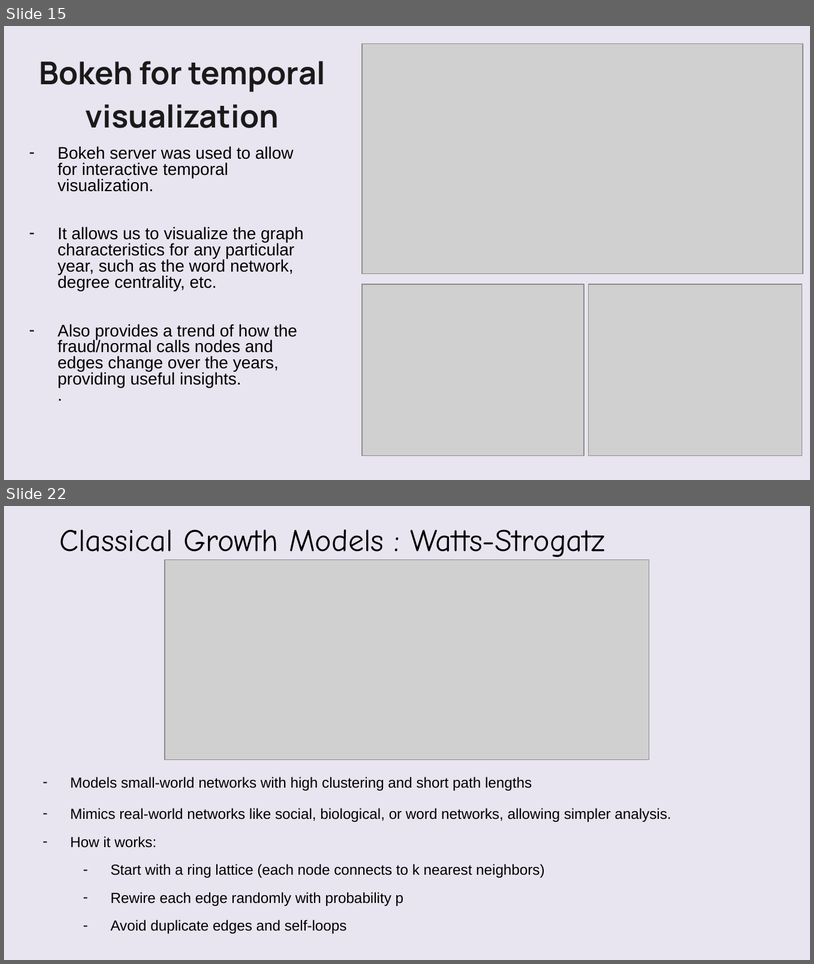
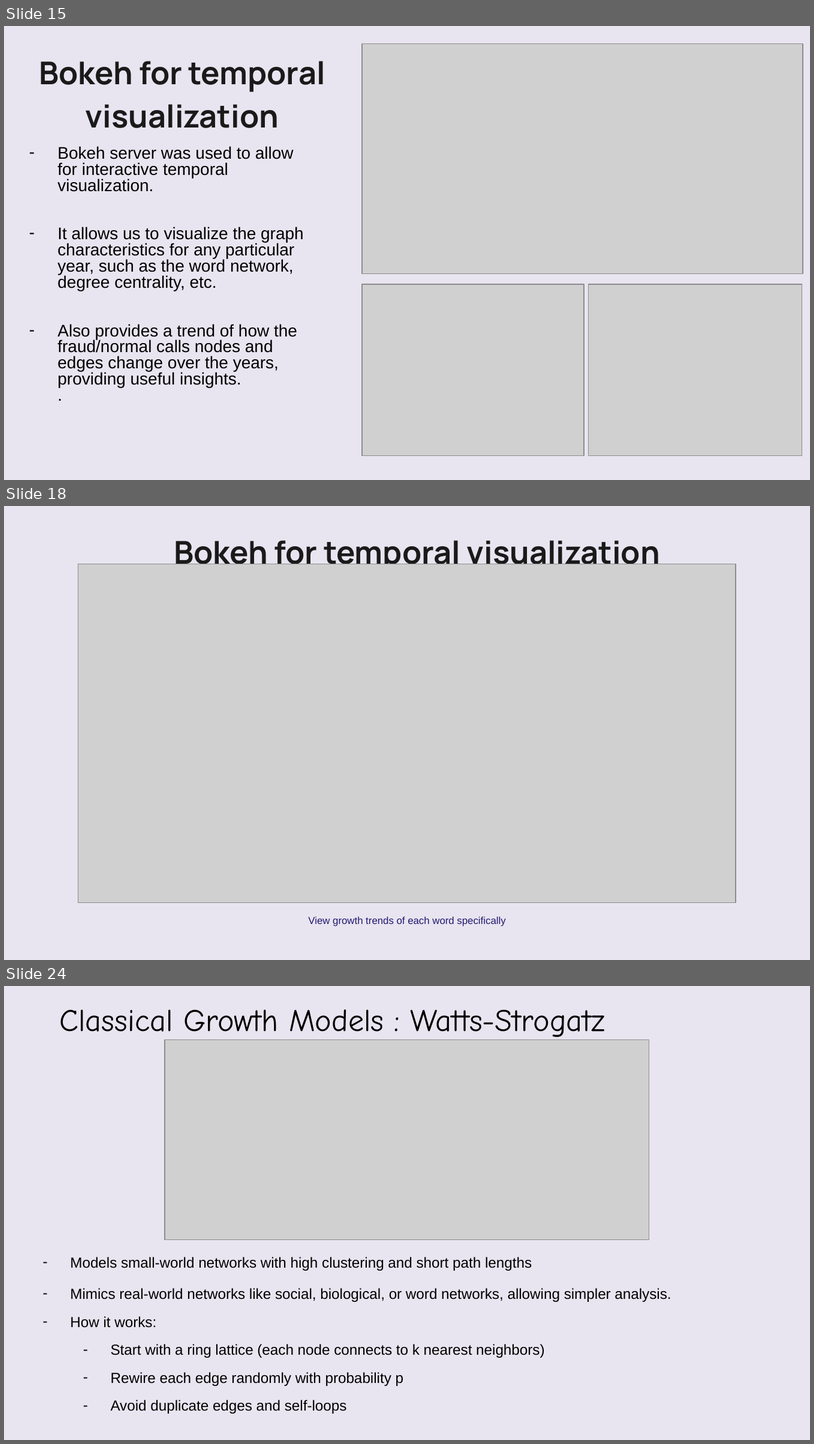
Before and after one commit to VatsalBhuva11/hoax-call-temporal-analysis, a slide deck: Group_16_SNA.pptx. Shown one above the other, each under a label of ours: slides 15 and 22 before the commit, slides 15, 18 and 24 after it; the slides between them are not shown. The pictures are 814x964 and 814x1444 pixels, drawn with LibreOffice and Linux fonts; fonts in the diff are those of the drawing; grey boxes stand for pictures; background and template pictures are left out. Boxes give left, top, right and bottom in pixels: in the first picture for what was removed or moved away, otherwise in the second. Text is boxed around its words. In the diff, an @@ line names an element or a change of style, - is before the commit and + after.

```diff
--- a/Group_16_SNA.pptx
+++ b/Group_16_SNA.pptx
@@ slide 18 added at [4, 506, 810, 960], background picture (left out) @@
@@ freeform shape added at [4, 506, 810, 960], fill #FAFAFA at 75% opacity @@
@@ text added at [174, 540, 660, 564], 28 pt, text #1A1A1A, bold @@
+Bokeh for temporal visualization
@@ picture added at [78, 564, 736, 903] @@
@@ text added at [308, 916, 506, 926], 9 pt, text #231870 @@
+View growth trends of each word specifically
@@ what was slide 22 is now slide 24 @@
```
Also in this commit, not shown: 4 slides changed, 3 other slides added, 2 slides removed, 2 other files.
